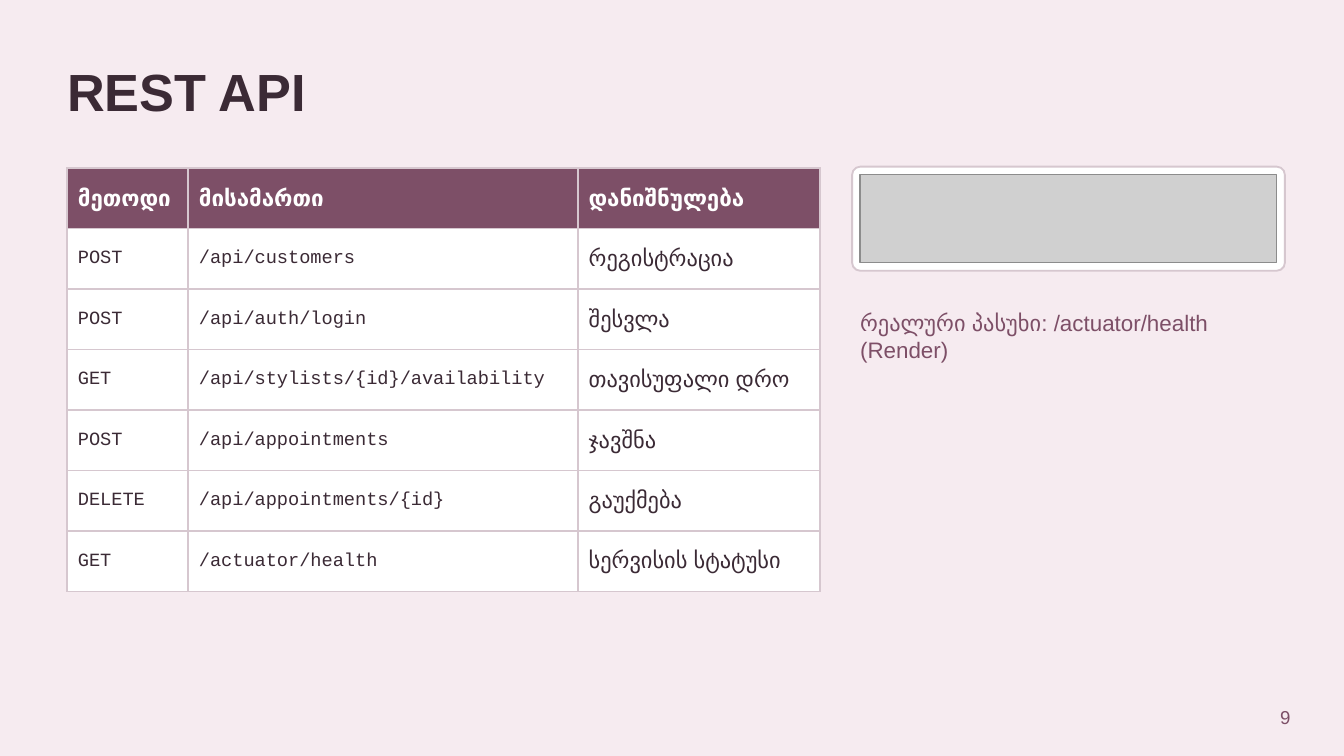
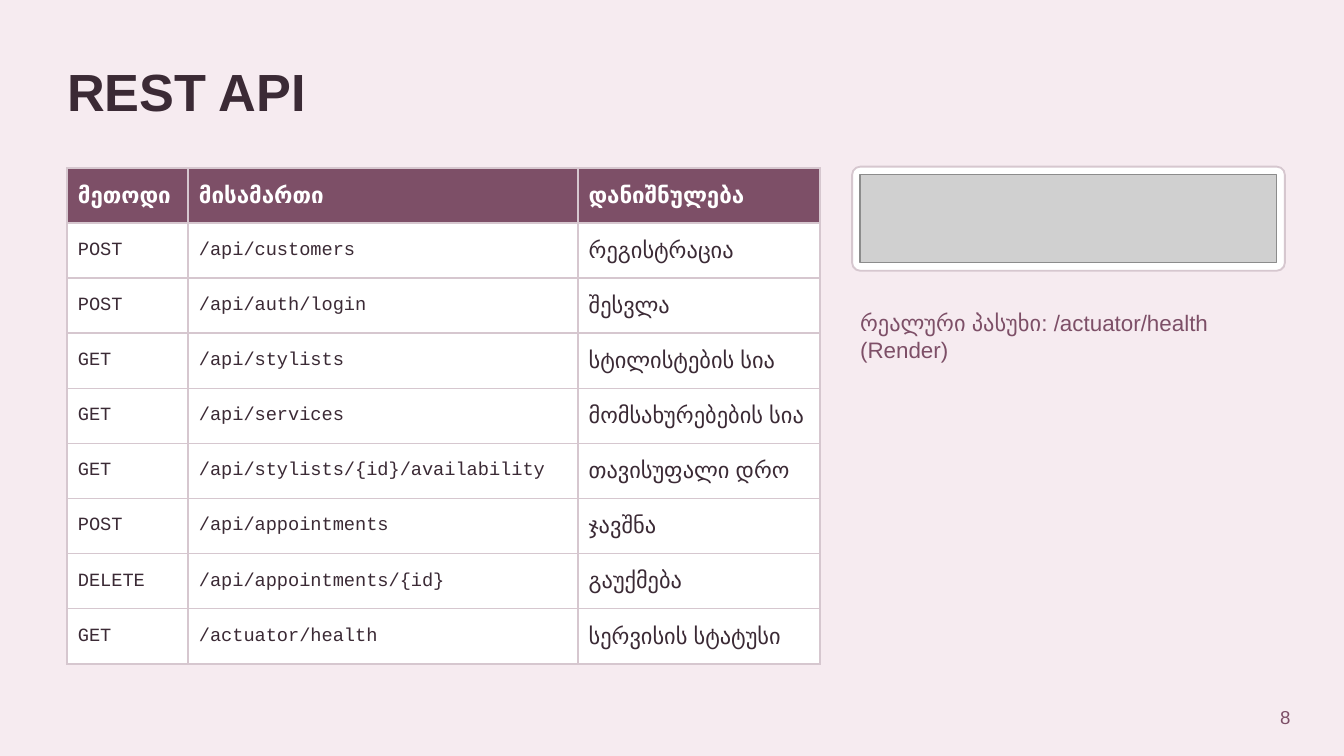
Before and after one commit to TamarGagnide/SalonBooking, a slide deck: slide 8 of docs/SalonBooking_presentation_ka.pptx (slide 9 before the commit). Drawn at 1344x756 pixels with LibreOffice and Linux fonts; fonts in the diff are those of the drawing; grey boxes stand for pictures. Boxes give left, top, right and bottom in pixels: in the first picture for what was removed or moved away, otherwise in the second. Text is boxed around its words. In the diff, an @@ line names an element or a change of style, - is before the commit and + after.

```diff
--- a/docs/SalonBooking_presentation_ka.pptx
+++ b/docs/SalonBooking_presentation_ka.pptx
@@ table at bbox=[67, 168, 820, 653] @@
+row 4: GET | /api/stylists | სტილისტების სია
+row 5: GET | /api/services | მომსახურებების სია
@@ page number at bbox=[1280, 711, 1290, 724]: text changed @@
-9
+8
```
Also in this commit, not shown: 6 other slides changed, 1 slide added, 3 slides removed.
